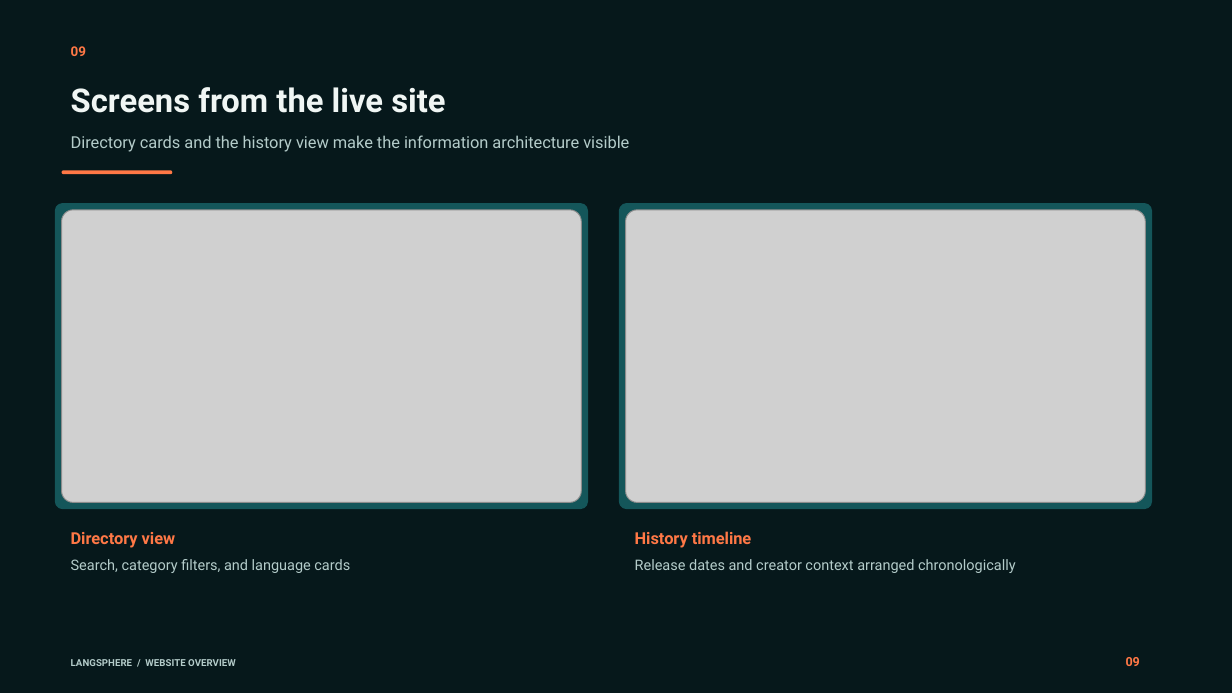
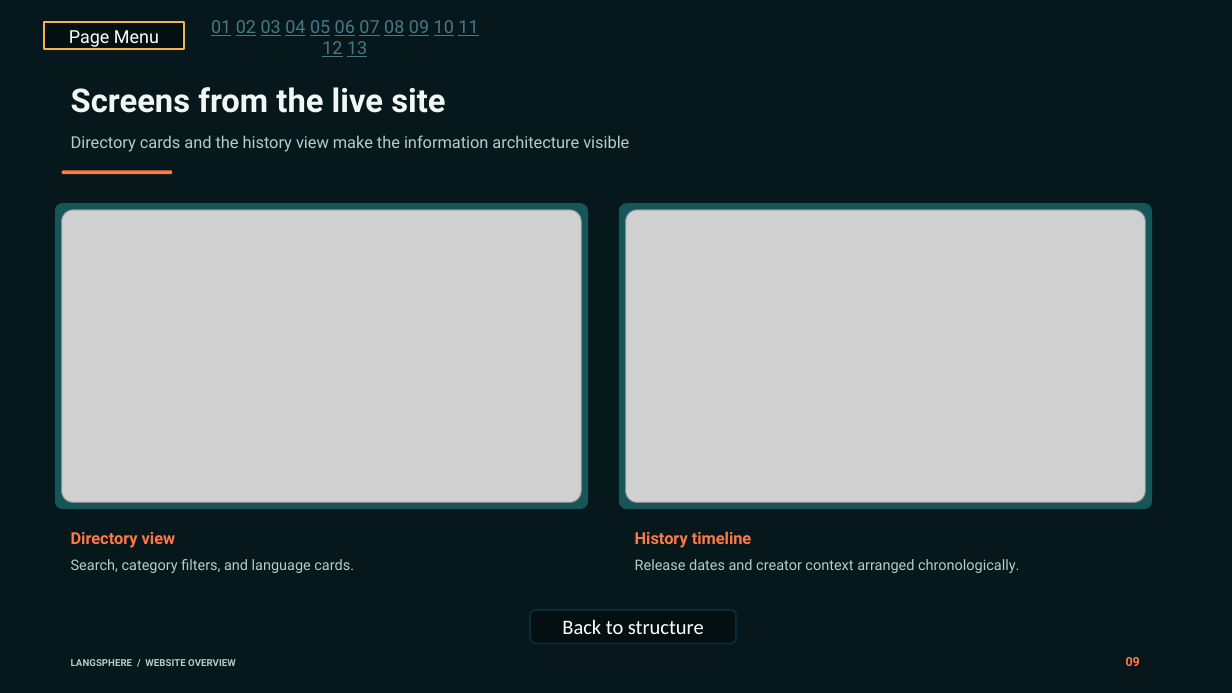
Before and after one commit to abhimaneu-r-nair-arn/Langsphere, a slide deck: slide 9 of langsphere_website_overview.pptx. Drawn at 1232x693 pixels with LibreOffice and Linux fonts; fonts in the diff are those of the drawing; grey boxes stand for pictures. Boxes give left, top, right and bottom in pixels: in the first picture for what was removed or moved away, otherwise in the second. Text is boxed around its words. In the diff, an @@ line names an element or a change of style, - is before the commit and + after.

```diff
--- a/langsphere_website_overview.pptx
+++ b/langsphere_website_overview.pptx
@@ rectangle added at (44, 22, 185, 49), fill #040F11, outline #F3B449 1.5 pt, 14 pt, text #FFFFFF @@
+Page Menu
@@ text added at (211, 20, 478, 57), 14 pt, text #467886, underline @@
+01 02 03 04 05 06 07 08 09 10 11 12 13
@@ text removed at (71, 46, 86, 56) @@
-09
@@ text at (71, 559, 354, 573): text changed @@
-Search, category filters, and language cards
+Search, category filters, and language cards.
@@ text at (635, 559, 1019, 573): text changed @@
-Release dates and creator context arranged chronologically
+Release dates and creator context arranged chronologically.
@@ rounded rectangle added at (531, 610, 737, 643), fill #040F11, outline #092A39 1.5 pt, 16 pt, text #FFFFFF @@
+Back to structure
```
Also in this commit, not shown: 8 other slides changed, 4 slides added, 1 other file.
